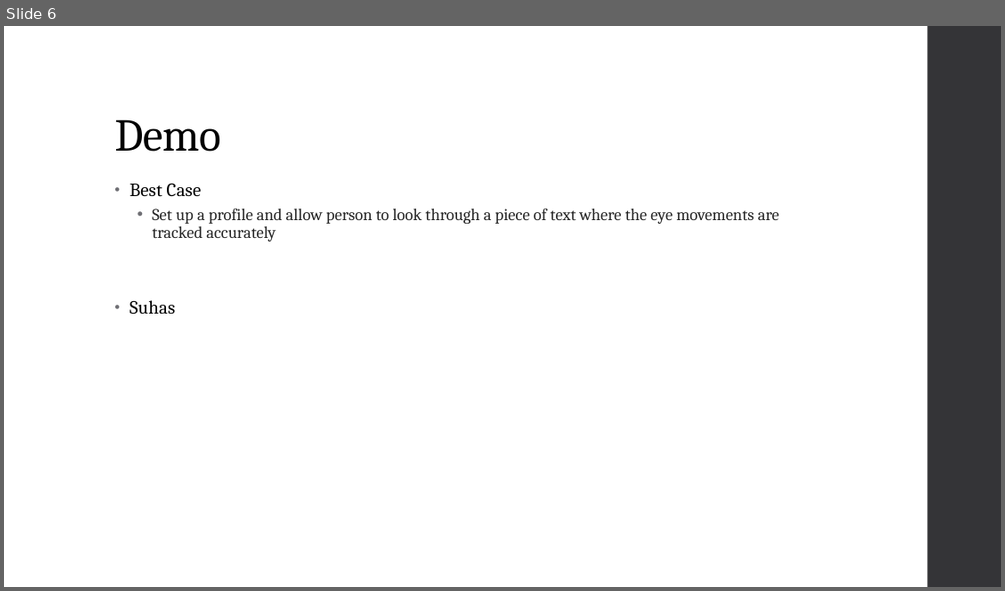
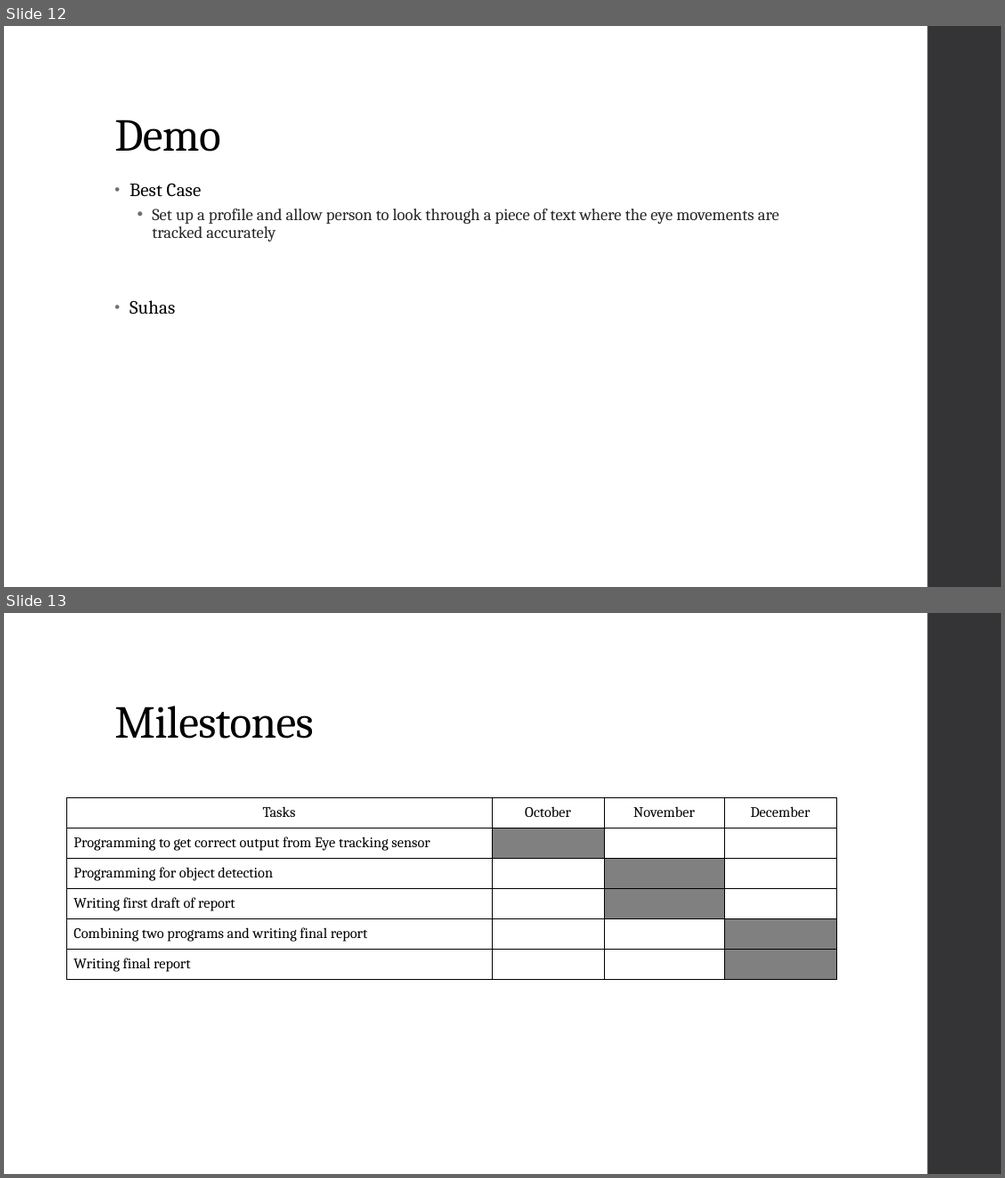
Before and after one commit to diederichk/StepCounter, a slide deck: ProposalPresentation/Proposal.pptx. Shown one above the other, each under a label of ours: slide 6 before the commit, slides 12 and 13 after it. The pictures are 1005x591 and 1005x1178 pixels, drawn with LibreOffice and Linux fonts; fonts in the diff are those of the drawing. Boxes give left, top, right and bottom in pixels: in the first picture for what was removed or moved away, otherwise in the second. Text is boxed around its words. In the diff, an @@ line names an element or a change of style, - is before the commit and + after.

```diff
--- a/ProposalPresentation/Proposal.pptx
+++ b/ProposalPresentation/Proposal.pptx
@@ slide 13 added at [4, 613, 1001, 1174], background #FFFFFF; not listed: 1 template element that a slide beside it also shows @@
@@ title added at [114, 706, 314, 738], 44 pt, text #000000 @@
+Milestones
@@ table added at [66, 798, 836, 980], 6 rows, 4 columns @@
+Tasks | October | November | December
+Programming to get correct output from Eye tracking sensor |  |  | 
+Programming for object detection |  |  | 
+Writing first draft of report |  |  | 
+Combining two programs and writing final report |  |  | 
+Writing final report |  |  | 
@@ what was slide 6 is now slide 12 @@
```
Also in this commit, not shown: 1 slide changed, 6 other slides added, 1 slide removed.
